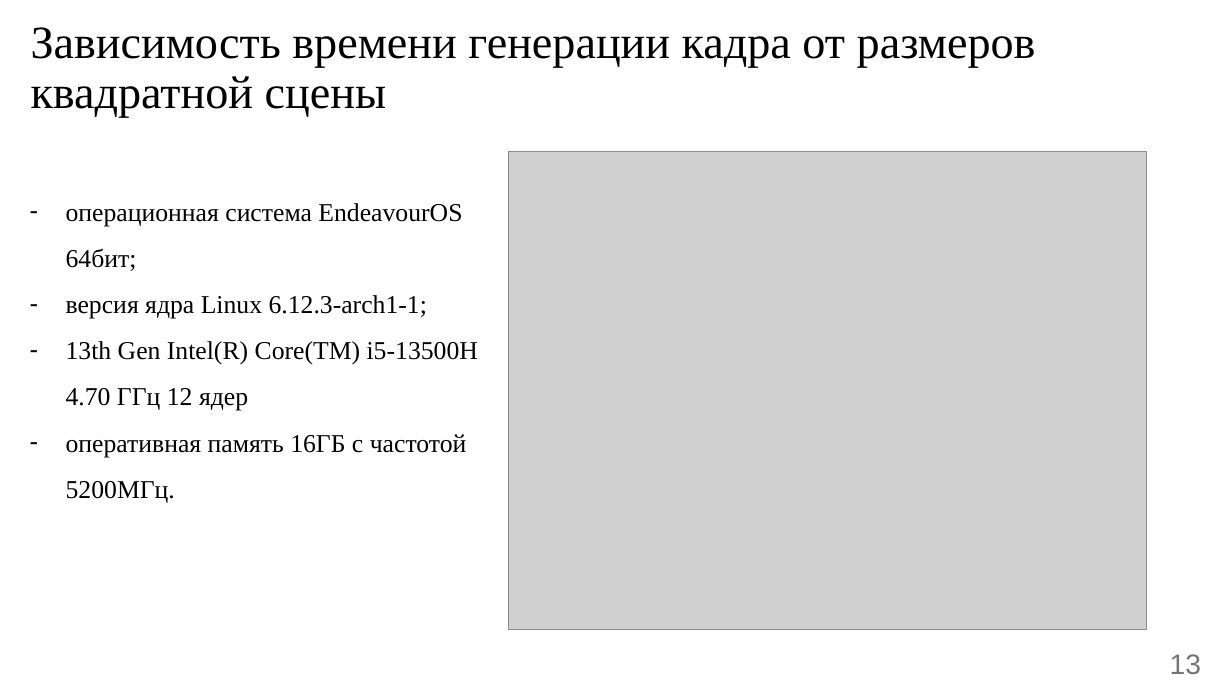
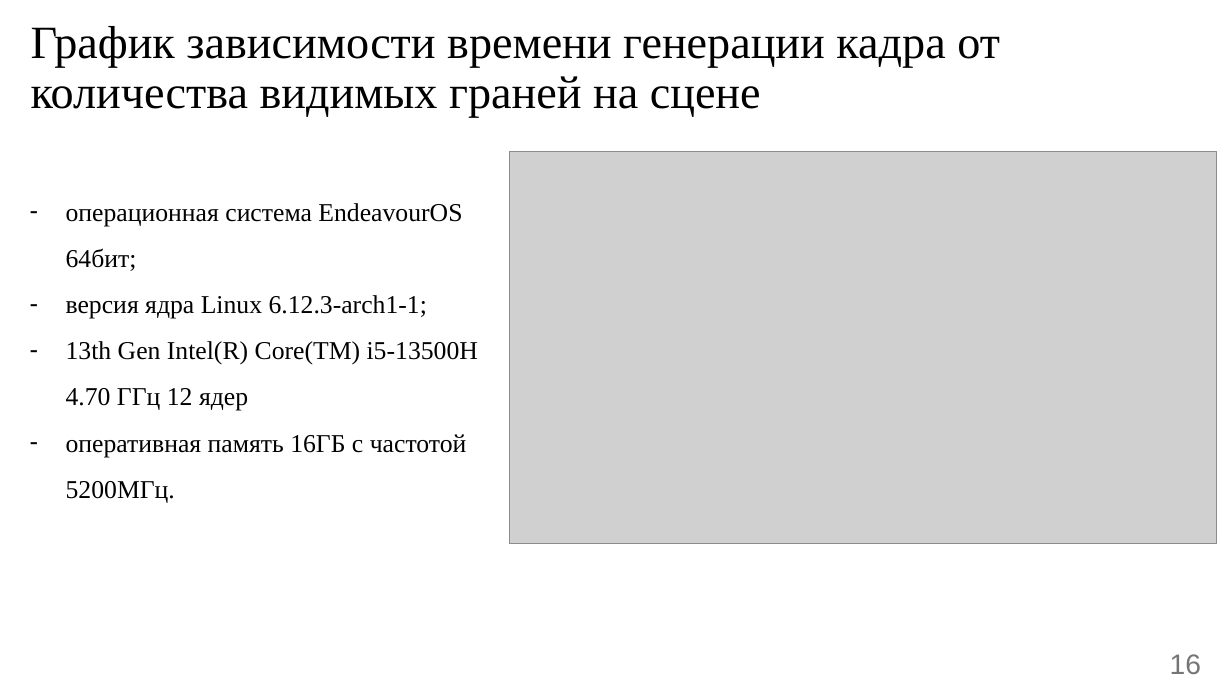
Before and after one commit to Danilado/IU7-CG-CW, a slide deck: slide 16 of docs/Presentation.pptx (slide 13 before the commit). Drawn at 1232x693 pixels with LibreOffice and Linux fonts; fonts in the diff are those of the drawing; grey boxes stand for pictures. Boxes give left, top, right and bottom in pixels: in the first picture for what was removed or moved away, otherwise in the second. Text is boxed around its words. In the diff, an @@ line names an element or a change of style, - is before the commit and + after.

```diff
--- a/docs/Presentation.pptx
+++ b/docs/Presentation.pptx
@@ title at [31, 26, 1000, 118]: text changed @@
-Зависимость времени генерации кадра от размеров квадратной сцены
+График зависимости времени генерации кадра от количества видимых граней на сцене
@@ picture: place and size @@
-picture at [509, 152, 1147, 629]
+picture at [509, 152, 1217, 544]
@@ page number at [1170, 654, 1201, 674]: text changed @@
-13
+16
```
Also in this commit, not shown: 8 other slides changed, 4 slides added, 2 slides removed, 24 other files.
